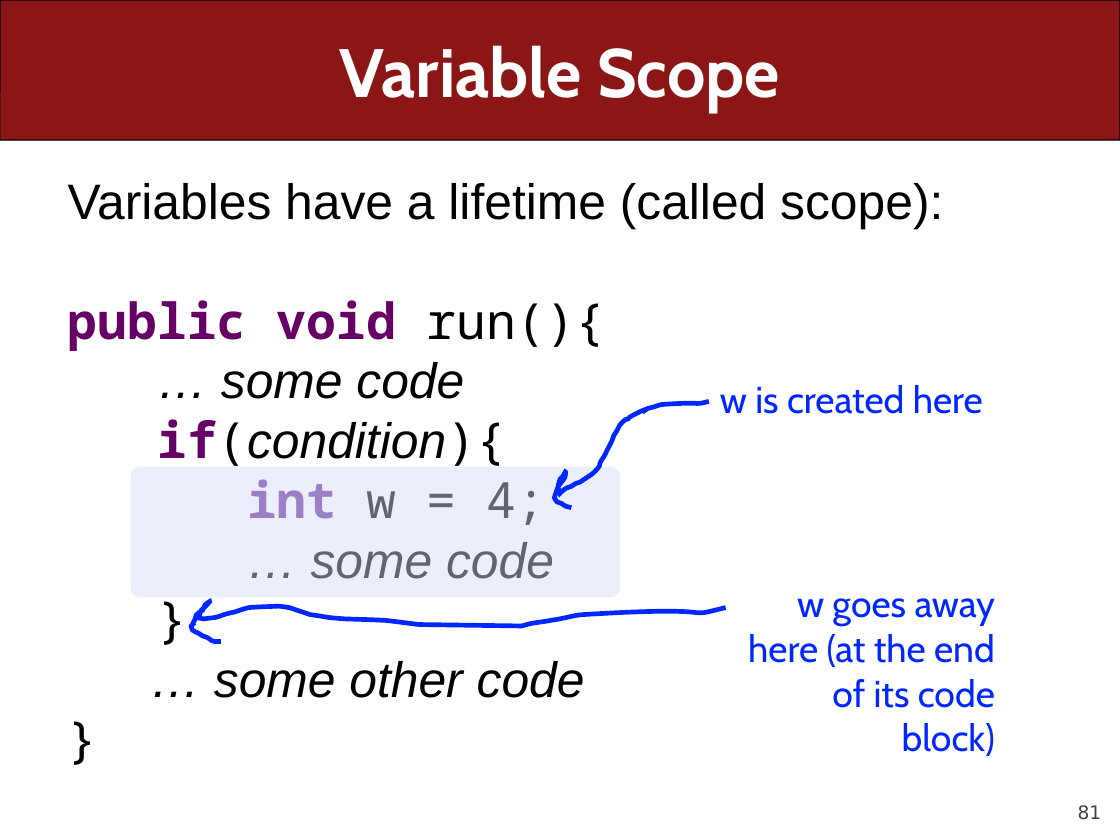
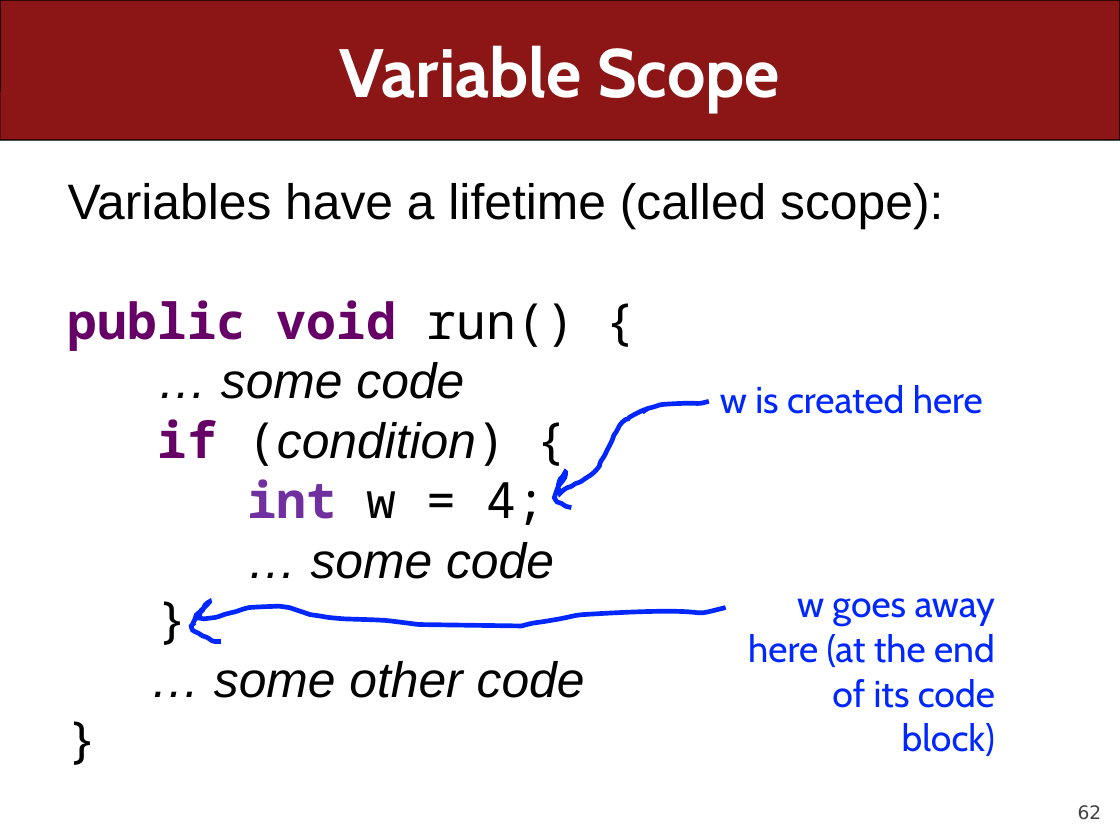
Before and after one commit to ckincaid17/cs106a-summer-2018, a slide deck: slide 62 of WWW/lectures/Lecture6/Lecture6.pptx (slide 81 before the commit). Drawn at 1120x840 pixels with LibreOffice and Linux fonts; fonts in the diff are those of the drawing. Boxes give left, top, right and bottom in pixels: in the first picture for what was removed or moved away, otherwise in the second. Text is boxed around its words. In the diff, an @@ line names an element or a change of style, - is before the commit and + after.

```diff
--- a/WWW/lectures/Lecture6/Lecture6.pptx
+++ b/WWW/lectures/Lecture6/Lecture6.pptx
@@ text at (68, 300, 575, 351): spaces changed @@
-public void run(){
+public void run() {
@@ text at (157, 419, 506, 466): spaces changed @@
-if(condition){
+if (condition) {
@@ rounded rectangle removed at (131, 467, 620, 598) @@
@@ page number at (1078, 805, 1102, 820): text changed @@
-81
+62
```
Also in this commit, not shown: 41 other slides changed, 7 slides added, 20 slides removed, 1 other file.
